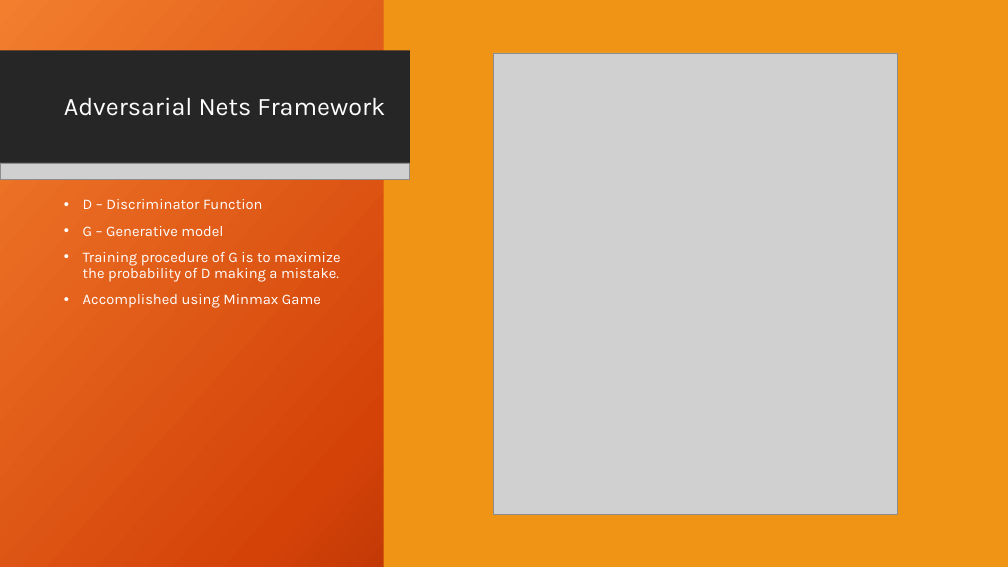
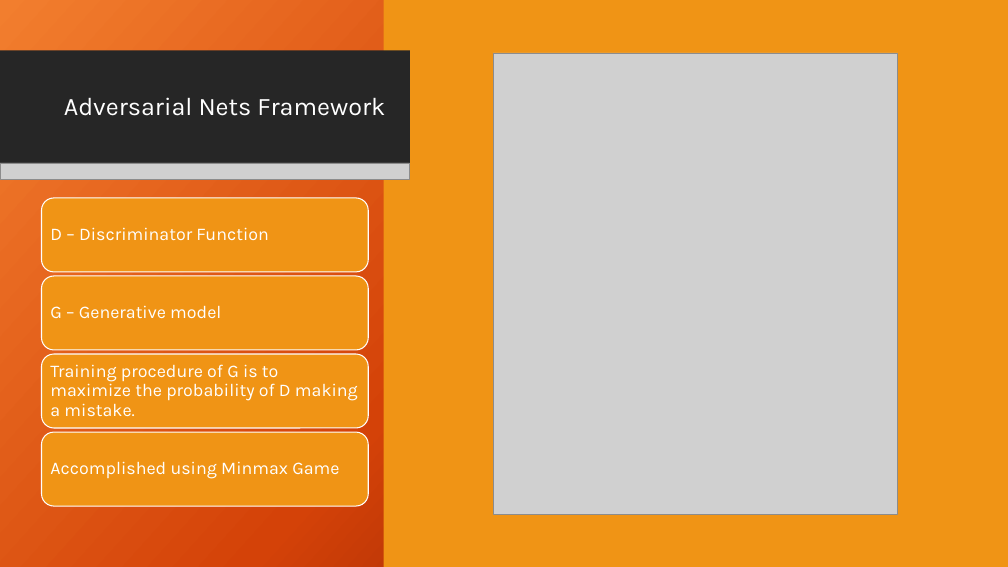
Before and after one commit to agx01/gans_presentation, a slide deck: slide 7 of GANs_Presentation.pptx (slide 6 before the commit). Drawn at 1008x567 pixels with LibreOffice and Linux fonts; fonts in the diff are those of the drawing; grey boxes stand for pictures; background and template pictures are left out. Boxes give left, top, right and bottom in pixels: in the first picture for what was removed or moved away, otherwise in the second. Text is boxed around its words. In the diff, an @@ line names an element or a change of style, - is before the commit and + after.

```diff
--- a/GANs_Presentation.pptx
+++ b/GANs_Presentation.pptx
@@ text at bbox=[83, 199, 263, 236]: paragraphs removed @@
-• D – Discriminator Function
-• G – Generative model
@@ text at bbox=[83, 294, 321, 308]: paragraph removed @@
-• Accomplished using Minmax Game
@@ text "Training procedure of G is ...": place and size @@
-text "Training procedure of G is ..." at bbox=[83, 199, 341, 308]
+text "Training procedure of G is ..." at bbox=[50, 364, 358, 417]
@@ text "Training procedure of G is ..." at bbox=[50, 364, 358, 417]: size 14 to 17 pt; bullet • to none; less space between paragraphs; vertical alignment top to middle @@
@@ group added at bbox=[42, 198, 368, 507]: 4 rounded rectangles, 3 texts @@
+D – Discriminator Function
+G – Generative model
+Accomplished using Minmax Game
```
Also in this commit, not shown: 6 other slides changed, 2 slides added.
